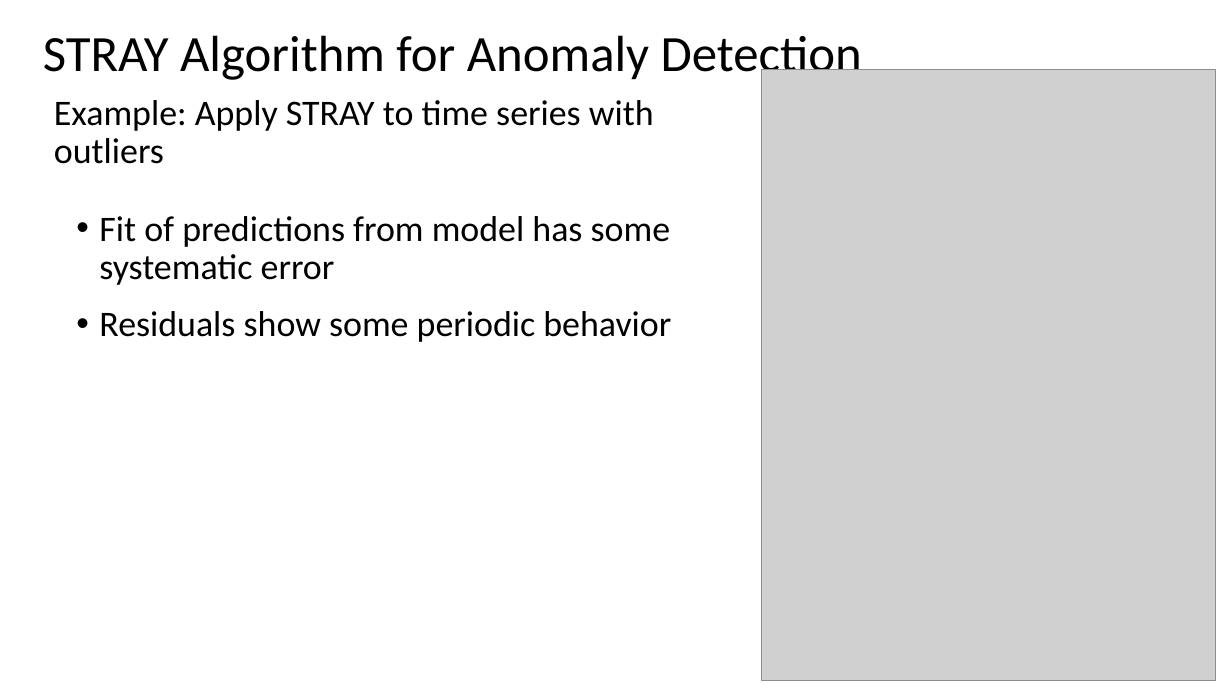
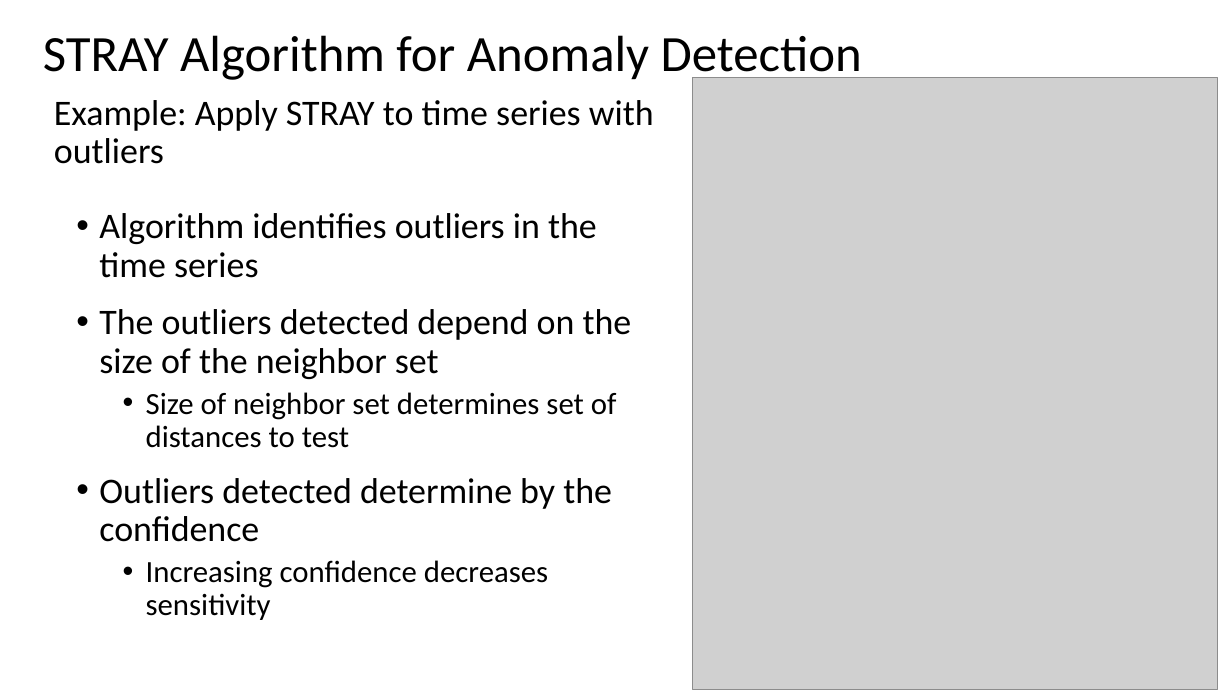
Before and after one commit to StephenElston/CSCI-E-83, a slide deck: slide 29 of LectureSlides/14_ComplexTimeSeries.pptx (slide 30 before the commit). Drawn at 1232x693 pixels with LibreOffice and Linux fonts; fonts in the diff are those of the drawing; grey boxes stand for pictures. Boxes give left, top, right and bottom in pixels: in the first picture for what was removed or moved away, otherwise in the second. Text is boxed around its words. In the diff, an @@ line names an element or a change of style, - is before the commit and + after.

```diff
--- a/LectureSlides/14_ComplexTimeSeries.pptx
+++ b/LectureSlides/14_ComplexTimeSeries.pptx
@@ picture: place and size @@
-picture at [762,69,1215,681]
+picture at [692,78,1218,689]
@@ text at [99,213,632,620]: text changed @@
-• Fit of predictions from model has some systematic error
-• Residuals show some periodic behavior
+• Algorithm identifies outliers in the time series
+• The outliers detected depend on the size of the neighbor set
+  • Size of neighbor set determines set of distances to test
+• Outliers detected determine by the confidence
+  • Increasing confidence decreases sensitivity
```
Also in this commit, not shown: 6 other slides changed, 1 slide added, 1 slide removed.
